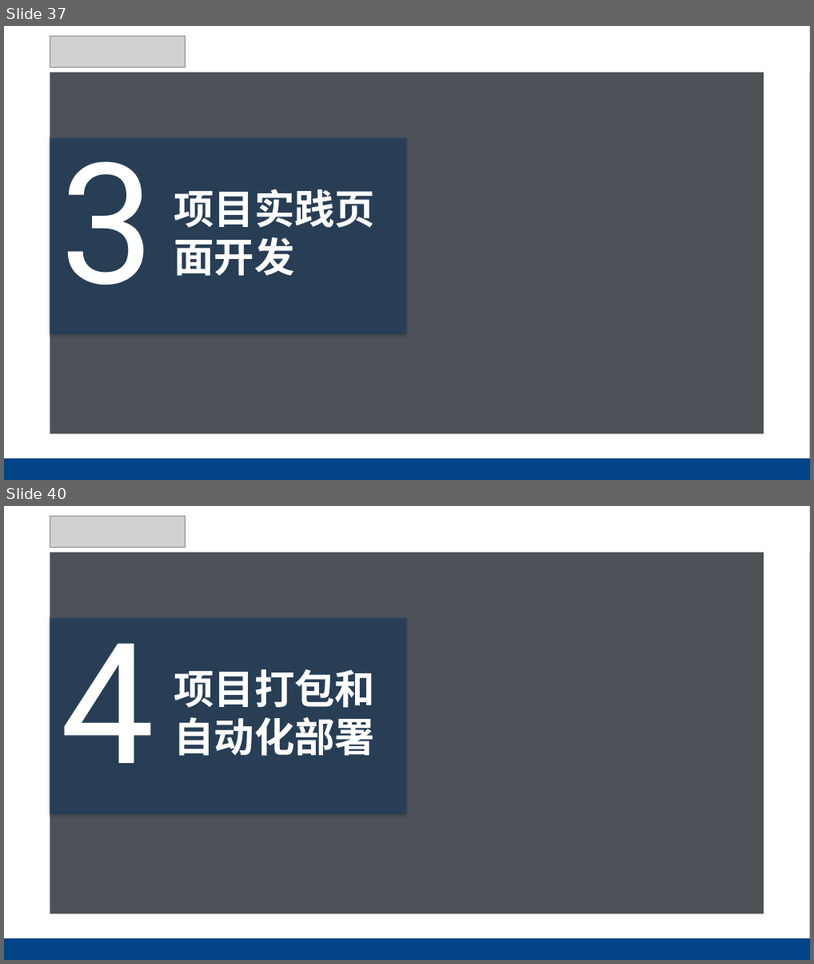
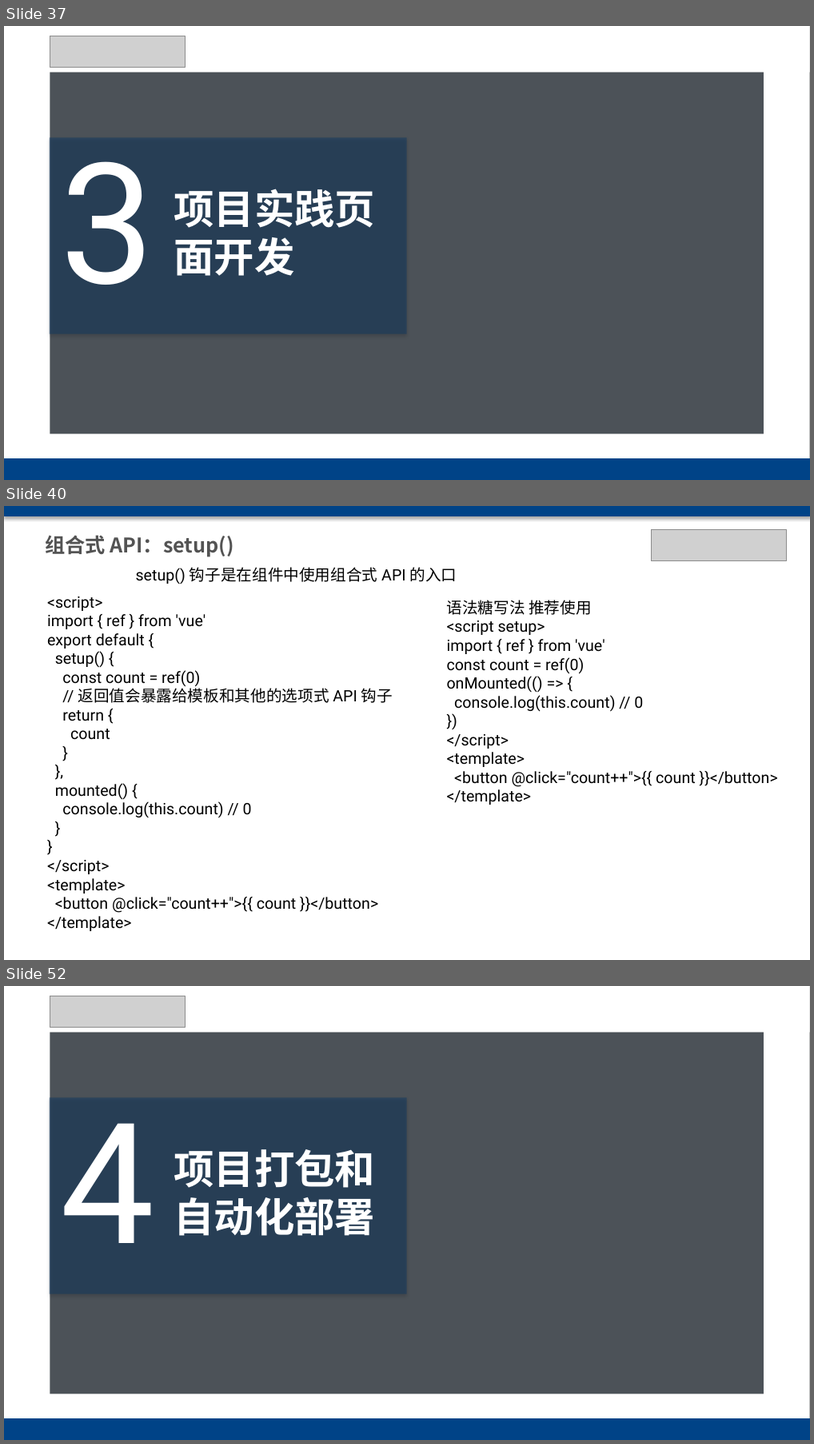
Before and after one commit to chxxx/vue3-vite-antd-admin, a slide deck: public/vue3 antdesign.pptx. Shown one above the other, each under a label of ours: slides 37 and 40 before the commit, slides 37, 40 and 52 after it; the slides between them are not shown. The pictures are 814x964 and 814x1444 pixels, drawn with LibreOffice and Linux fonts; fonts in the diff are those of the drawing; grey boxes stand for pictures; background and template pictures are left out; a plain dark background stands for a picture behind light text. Boxes give left, top, right and bottom in pixels: in the first picture for what was removed or moved away, otherwise in the second. Text is boxed around its words. In the diff, an @@ line names an element or a change of style, - is before the commit and + after.

```diff
--- a/public/vue3 antdesign.pptx
+++ b/public/vue3 antdesign.pptx
@@ slide 40 added at <box>4,506,810,960</box>, background #FFFFFF @@
@@ rectangle added at <box>4,506,810,516</box>, fill #004387 @@
@@ picture added at <box>651,529,787,561</box> @@
@@ text added at <box>45,535,234,557</box>, 18 pt, text #535353, bold @@
+组合式 API：setup()
@@ text added at <box>136,567,458,584</box>, 14 pt, text #000000 @@
+setup() 钩子是在组件中使用组合式 API 的入口
@@ text added at <box>47,596,393,912</box>, 14 pt, text #000000 @@
+<script>
+import { ref } from 'vue'
+export default {
+setup() {
+const count = ref(0)
+// 返回值会暴露给模板和其他的选项式 API 钩子
+return {
+count
+}
+},
+mounted() {
+console.log(this.count) // 0
+}
+}
+</script>
+<template>
+<button @click="count++">{{ count }}</button>
+</template>
@@ text added at <box>447,600,778,804</box>, 14 pt, text #000000 @@
+语法糖写法 推荐使用
+<script setup>
+import { ref } from 'vue'
+const count = ref(0)
+onMounted(() => {
+console.log(this.count) // 0
+})
+</script>
+<template>
+<button @click="count++">{{ count }}</button>
+</template>
@@ what was slide 40 is now slide 52 @@
```
Also in this commit, not shown: 4 slides changed, 13 other slides added, 2 slides removed, 6 other files.
